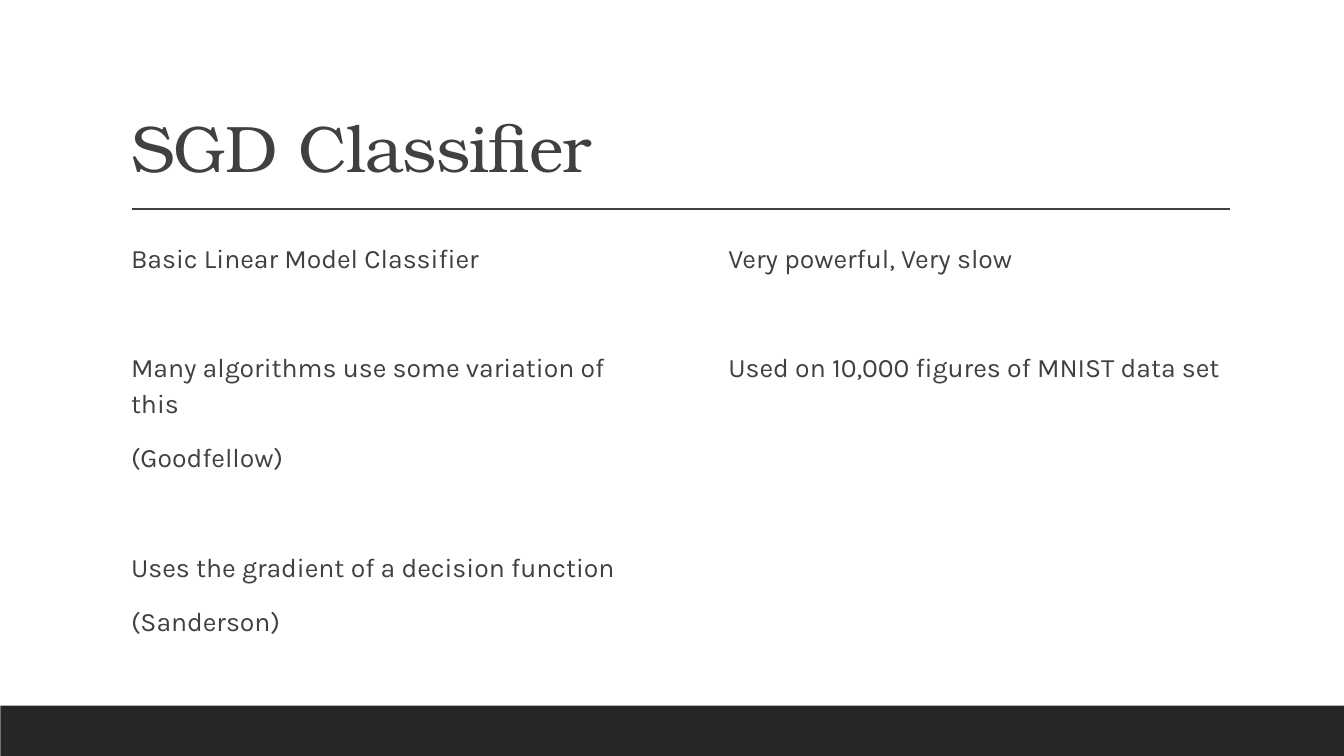
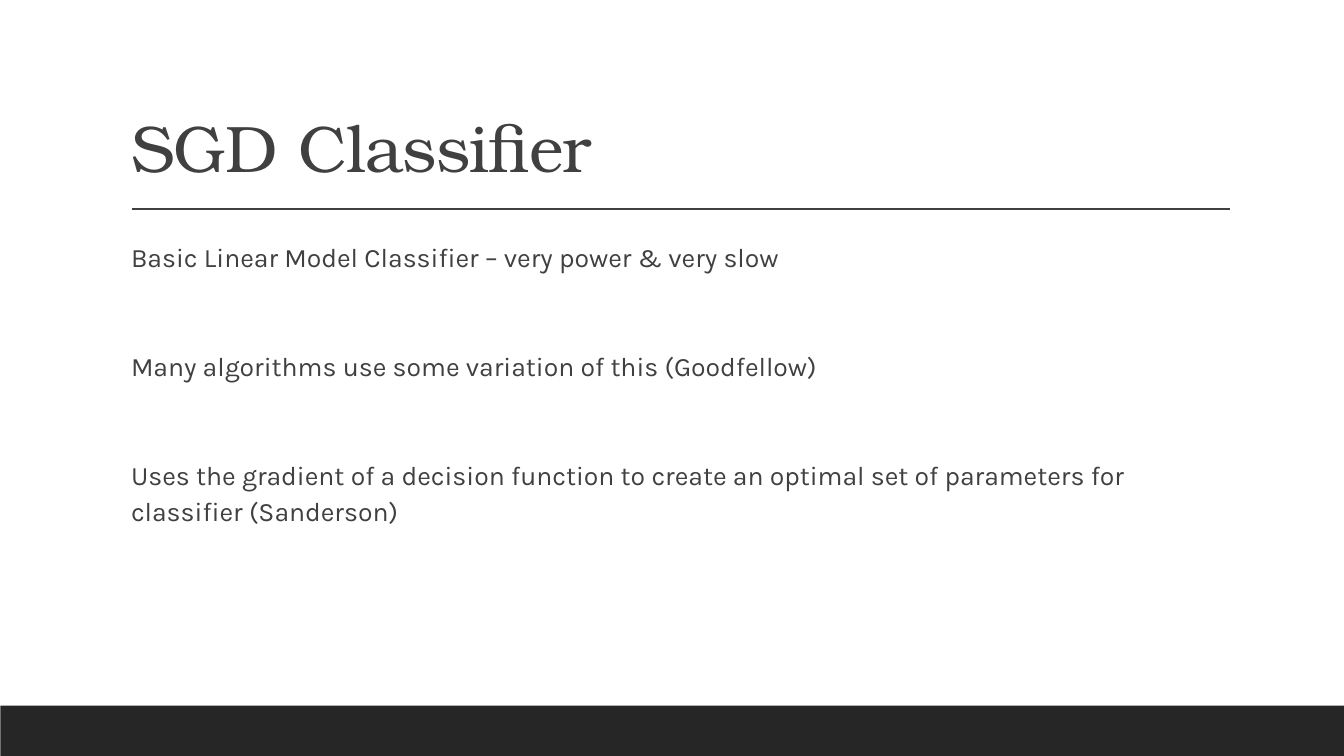
Before and after one commit to landonbuell/Convolutional-Neural-Networks, a slide deck: slide 8 of Presentations/14_02_2020/Evaluating Benchmarks for SGD Classifier.pptx (slide 7 before the commit). Drawn at 1344x756 pixels with LibreOffice and Linux fonts; fonts in the diff are those of the drawing. Boxes give left, top, right and bottom in pixels: in the first picture for what was removed or moved away, otherwise in the second. Text is boxed around its words. In the diff, an @@ line names an element or a change of style, - is before the commit and + after.

Commit message:
13 Feb 2020
- Progress on slide show
- Created progress to analyse outputted datafram from number classifier v1 program

```diff
--- a/Presentations/14_02_2020/Evaluating Benchmarks for SGD Classifier.pptx
+++ b/Presentations/14_02_2020/Evaluating Benchmarks for SGD Classifier.pptx
@@ text at (131,248,1124,524): text changed @@
-  Basic Linear Model Classifier
-  Many algorithms use some variation of this
-  (Goodfellow)
-  Uses the gradient of a decision function
-  (Sanderson)
+  Basic Linear Model Classifier – very power & very slow
+  Many algorithms use some variation of this (Goodfellow)
+  Uses the gradient of a decision function to create an optimal set of parameters for classifier (Sanderson)
@@ text removed at (728,249,1220,384) @@
-  Very powerful, Very slow
-  Used on 10,000 figures of MNIST data set
```
Also in this commit, not shown: 3 other slides changed, 3 slides added, 1 other file.
